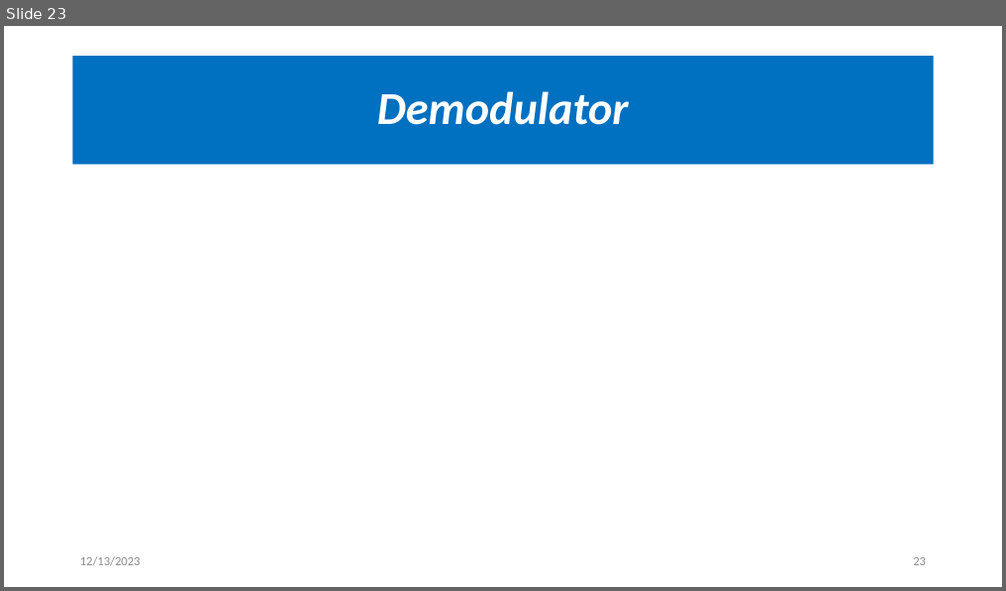
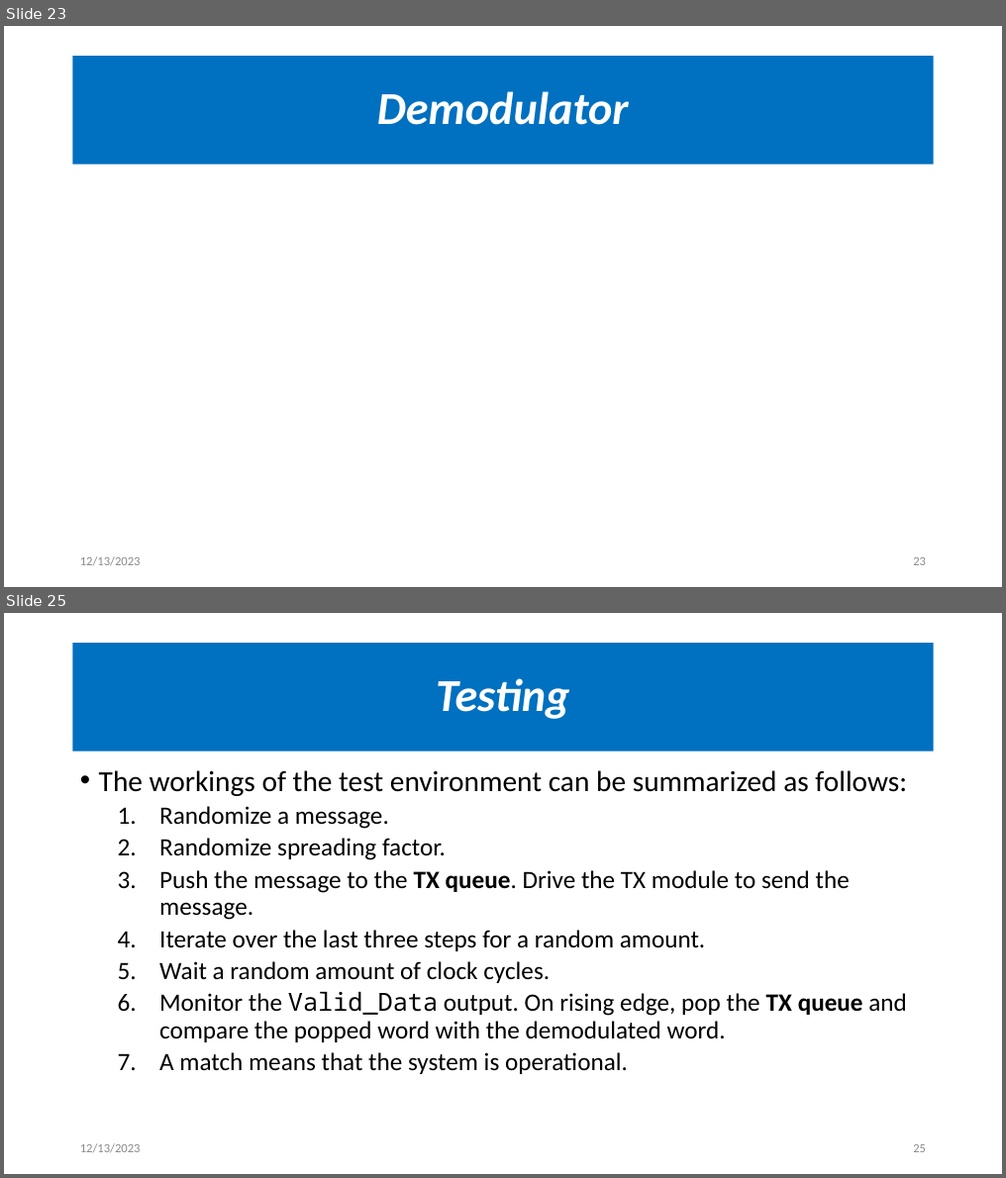
Before and after one commit to OmarAmer01/DCSK, a slide deck: docs/Presentation/main.pptx. Shown one above the other, each under a label of ours: slide 23 before the commit, slides 23 and 25 after it; the slides between them are not shown. The pictures are 1006x591 and 1006x1178 pixels, drawn with LibreOffice and Linux fonts; fonts in the diff are those of the drawing. Boxes give left, top, right and bottom in pixels: in the first picture for what was removed or moved away, otherwise in the second. Text is boxed around its words. In the diff, an @@ line names an element or a change of style, - is before the commit and + after.

```diff
--- a/docs/Presentation/main.pptx
+++ b/docs/Presentation/main.pptx
@@ slide 25 added at (x1=4, y1=613, x2=1002, y2=1174), background #FFFFFF @@
@@ title added at (x1=73, y1=643, x2=934, y2=752), fill #0070C0, 44 pt, text #FFFFFF, bold, italic @@
+Testing
@@ text added at (x1=99, y1=770, x2=907, y2=1074), 24 pt, text #000000 @@
+• The workings of the test environment can be summarized as follows:
+  1. Randomize a message.
+  2. Randomize spreading factor.
+  3. Push the message to the TX queue. Drive the TX module to send the message.
+  4. Iterate over the last three steps for a random amount.
+  5. Wait a random amount of clock cycles.
+  6. Monitor the Valid_Data output. On rising edge, pop the TX queue and compare the popped word with the demodulated word.
+  7. A match means that the system is operational.
@@ text added at (x1=80, y1=1144, x2=141, y2=1154), 12 pt, text #8C8C8C @@
+12/13/2023
@@ page number added at (x1=913, y1=1145, x2=926, y2=1153), 12 pt, text #8C8C8C @@
+25
```
Also in this commit, not shown: 3 slides changed, 1 other slide added, 52 other files.
